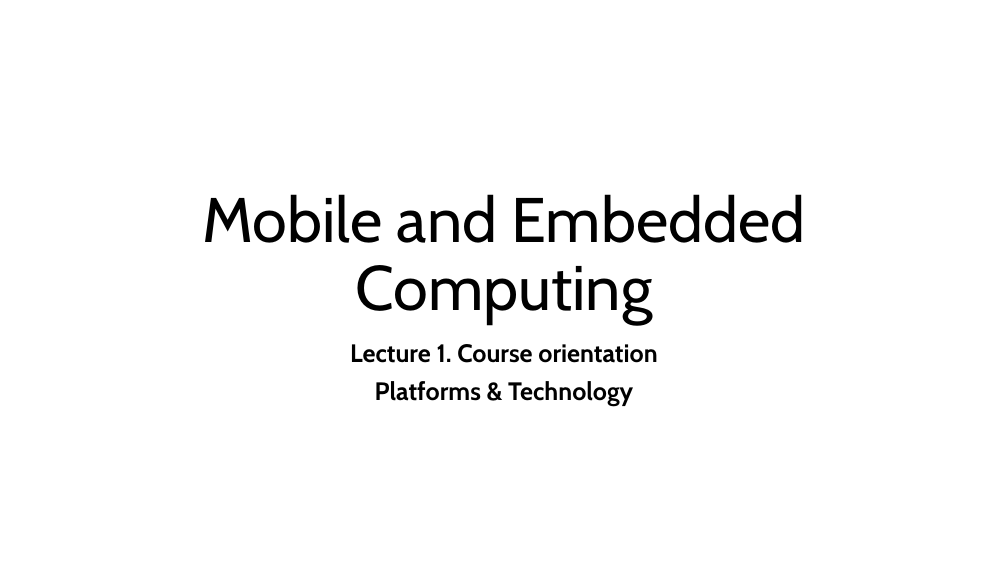
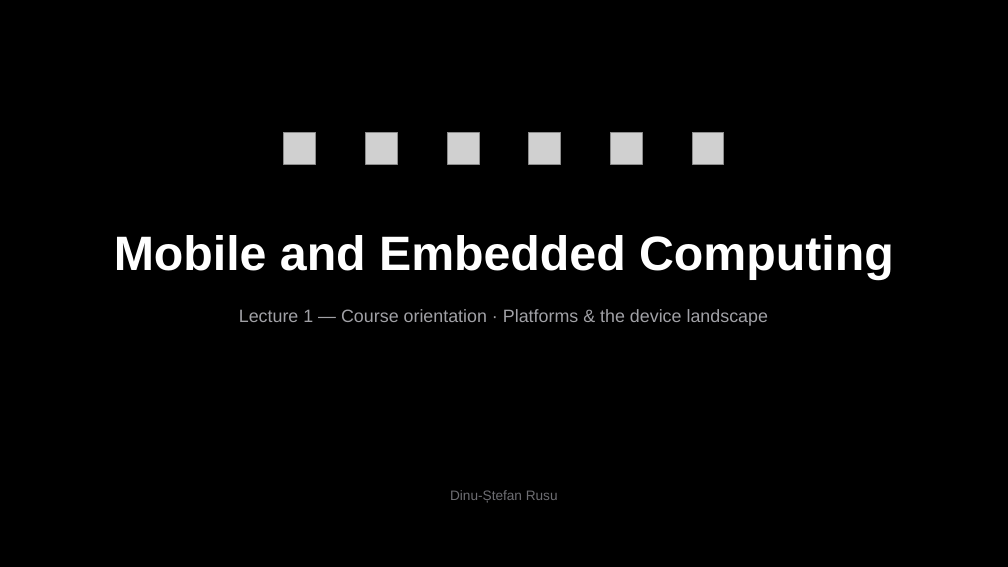
Before and after one commit to rusudinu/mobile-and-embedded-computing, a slide deck: slide 1 of lectures/Mobile-and-Embedded-Lecture1.pptx. Drawn at 1008x567 pixels with LibreOffice and Linux fonts; fonts in the diff are those of the drawing; grey boxes stand for pictures. Boxes give left, top, right and bottom in pixels: in the first picture for what was removed or moved away, otherwise in the second. Text is boxed around its words. In the diff, an @@ line names an element or a change of style, - is before the commit and + after.

```diff
--- a/lectures/Mobile-and-Embedded-Lecture1.pptx
+++ b/lectures/Mobile-and-Embedded-Lecture1.pptx
@@ background #FFFFFF to #000000 @@
@@ picture added at (284,132,315,164) @@
@@ picture added at (365,132,397,164) @@
@@ picture added at (448,132,479,164) @@
@@ picture added at (529,132,561,164) @@
@@ picture added at (610,132,642,164) @@
@@ picture added at (692,132,724,164) @@
@@ text "Mobile and Embedded Computing": place and size @@
-text "Mobile and Embedded Computing" at (203,194,806,325)
+text "Mobile and Embedded Computing" at (114,235,894,280)
@@ text "Mobile and Embedded Computing" at (114,235,894,280): size 60 to 46 pt, font Cabin to Arial, text colour #000000 to #FFFFFF, bold on; line spacing 0.9 to 1; vertical alignment bottom to middle @@
@@ text added at (239,309,768,326), 17 pt, text #A1A1A6 @@
+Lecture 1 — Course orientation · Platforms & the device landscape
@@ subtitle removed at (350,344,657,406) @@
-Lecture 1. Course orientation
-Platforms & Technology
@@ text added at (450,490,558,503), 13 pt, text #6E6E73 @@
+Dinu-Ștefan Rusu
```
Also in this commit, not shown: 1 other slide changed, 23 slides added, 22 slides removed, 2 other files.
